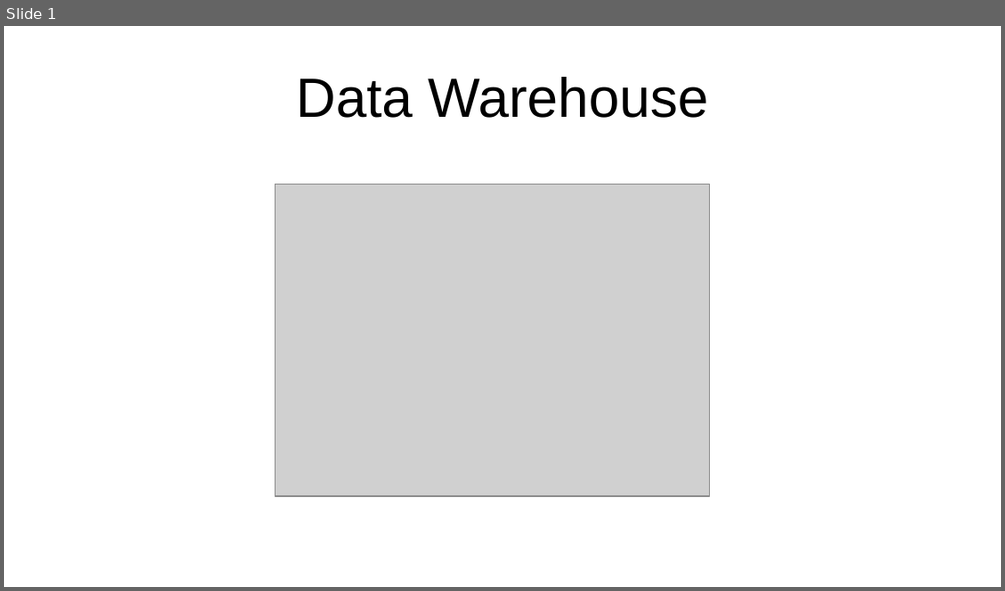
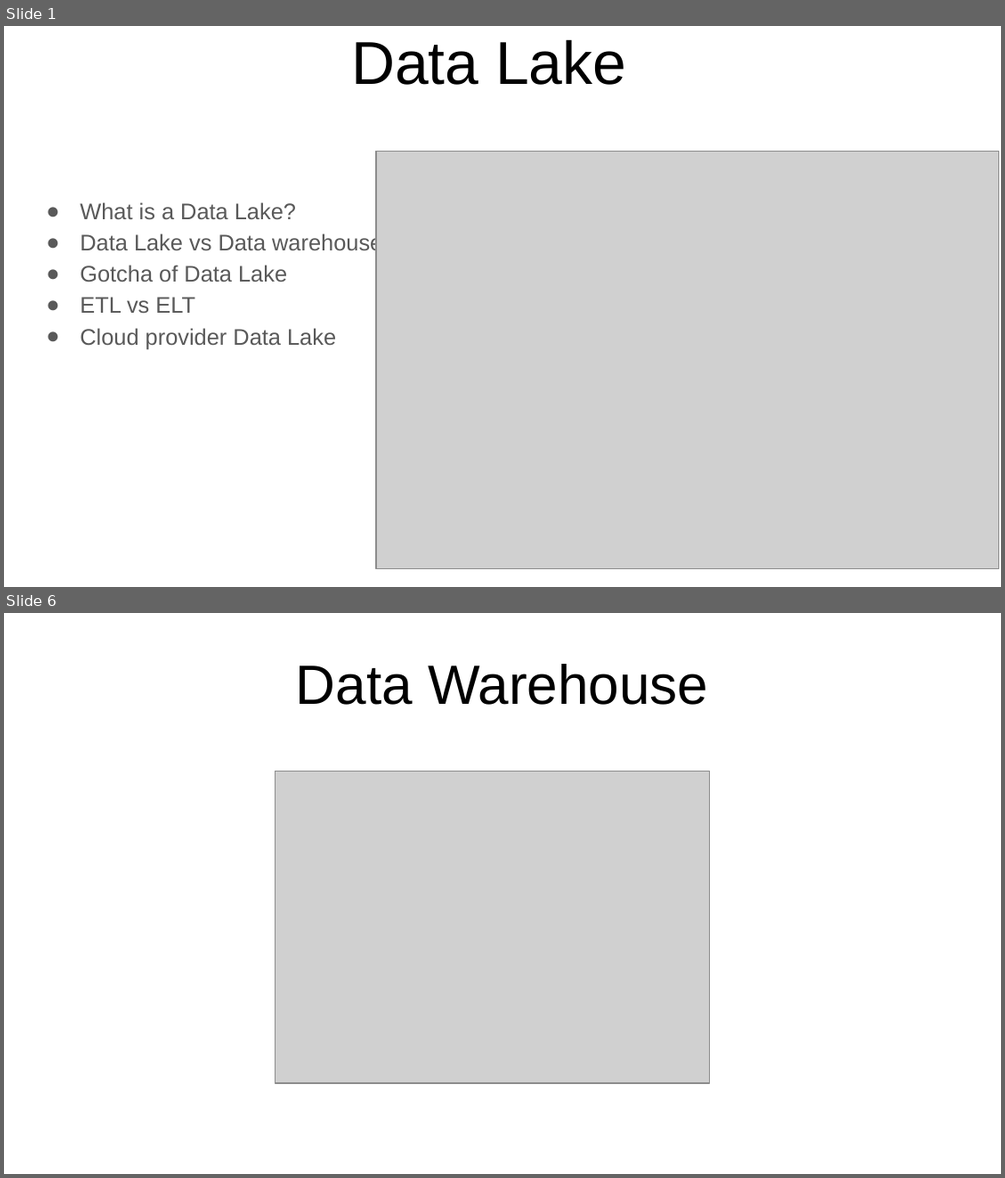
Before and after one commit to mossdet/dlp_data_eng, a slide deck: Notes/03_01_Data_Warehouse.odp. Shown one above the other, each under a label of ours: slide 1 before the commit, slides 1 and 6 after it; the slides between them are not shown. The pictures are 1005x591 and 1005x1178 pixels, drawn with LibreOffice and Linux fonts; fonts in the diff are those of the drawing; grey boxes stand for pictures. Boxes give left, top, right and bottom in pixels: in the first picture for what was removed or moved away, otherwise in the second. Text is boxed around its words. In the diff, an @@ line names an element or a change of style, - is before the commit and + after.

Commit message:
add data pipeline files for week 4, some were missing

```diff
--- a/Notes/03_01_Data_Warehouse.odp
+++ b/Notes/03_01_Data_Warehouse.odp
@@ slide 1 added at (4,26,1001,587), background #FFFFFF @@
@@ title added at (351,39,626,85), 48.1 pt, text #000000 @@
+Data Lake
@@ picture added at (376,151,999,569) @@
@@ text added at (80,202,382,349), 18 pt, text #595959 @@
+● What is a Data Lake?
+● Data Lake vs Data warehouse
+● Gotcha of Data Lake
+● ETL vs ELT
+● Cloud provider Data Lake
@@ what was slide 1 is now slide 6 @@
```
Also in this commit, not shown: 4 other slides added, 9 other files.
